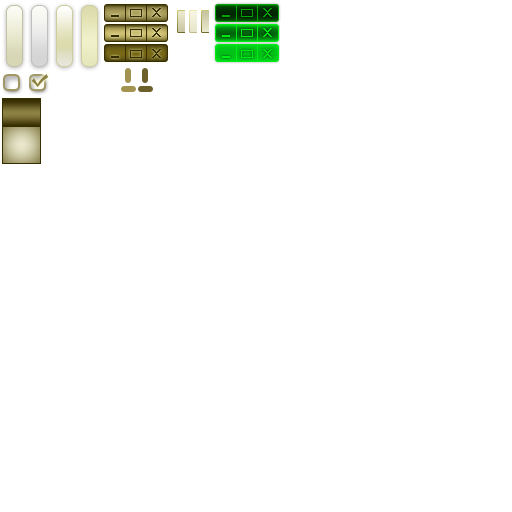
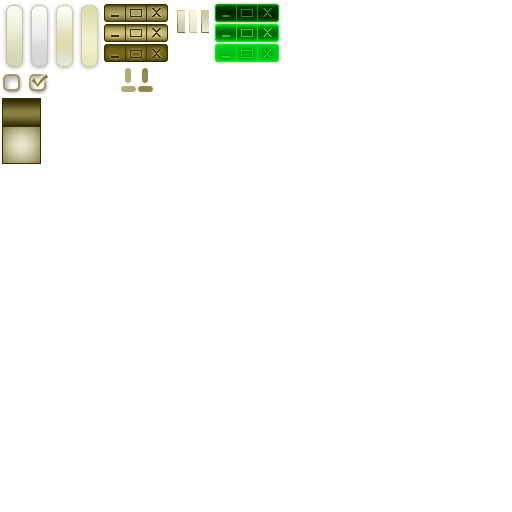
Two versions of the same layered image (512x512). Layer-by-layer changes:
"滚动条 高光": opacity 100% → 80% over [121,68,136,92]
painted on "滚动条" over [138,68,153,92]
